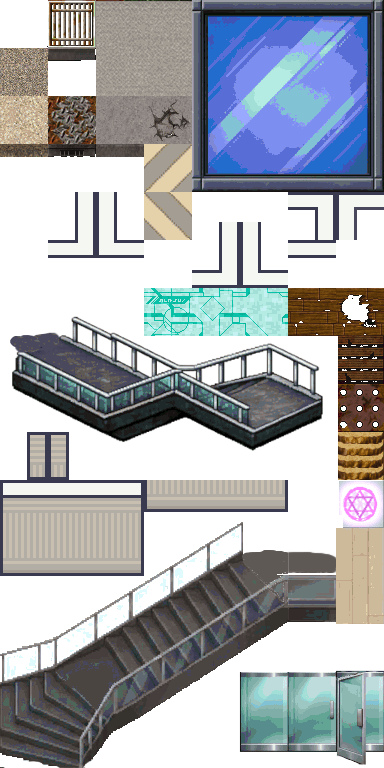
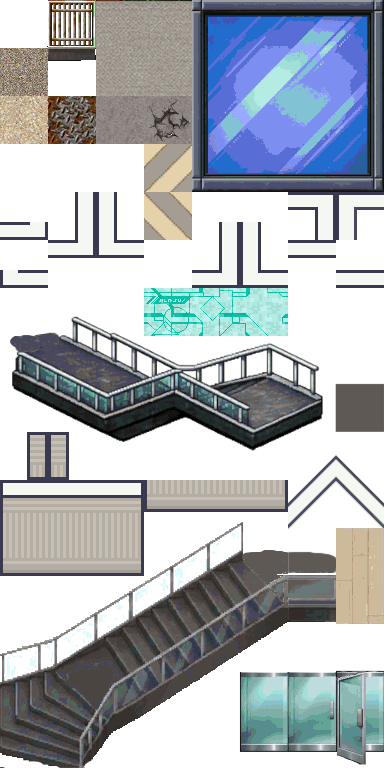
Layered file, before and after one edit (384x768). Changes by layer:
added layer "Transformation #3" above "SF_Outside_A5.png copy #2" over (0, 270, 48, 288)
added layer "SF_Outside_A5.png copy" above "Transformation #7" over (0, 222, 48, 240)
added layer "Transformation #7" above "Transformation #6" over (333, 455, 384, 528)
added layer "Transformation #9" above "Transformation #8" over (335, 383, 384, 432)
added layer "Transformation #5" above "Transformation #4" over (288, 455, 339, 530)
added layer "SF_Outside_A5.png copy #1" above "SF_Outside_A5.png" over (336, 270, 384, 288)
painted on "SF_Outside_A5.png" over (0, 144, 384, 528)
